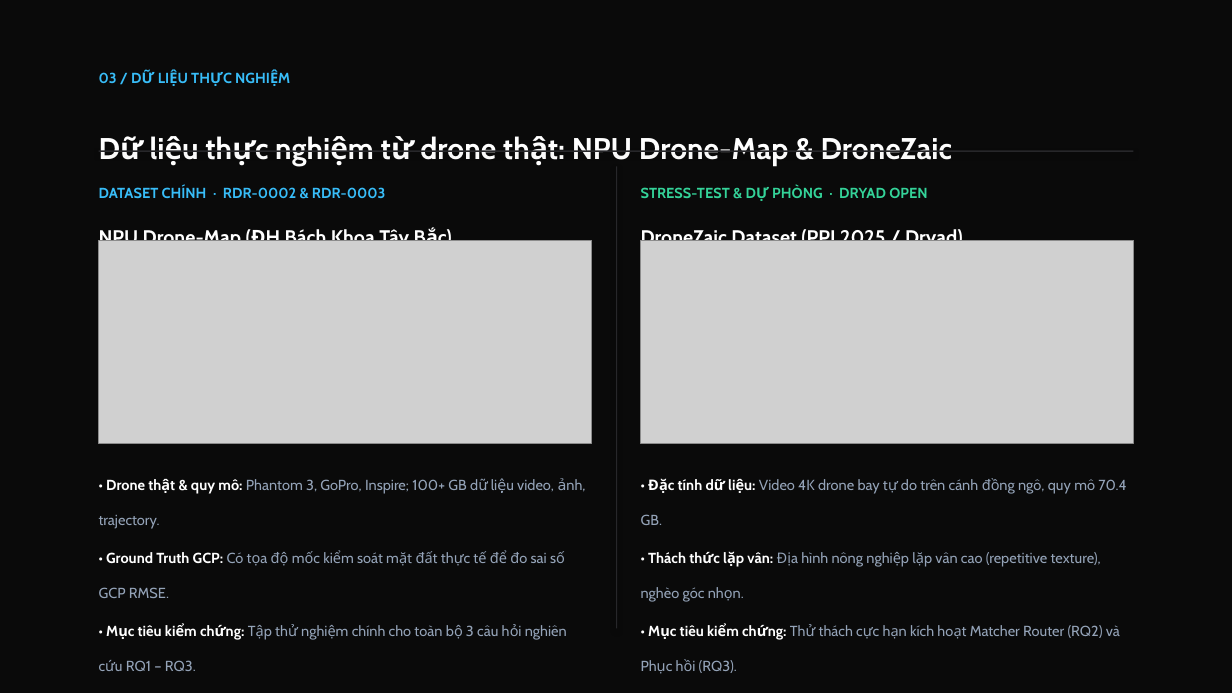
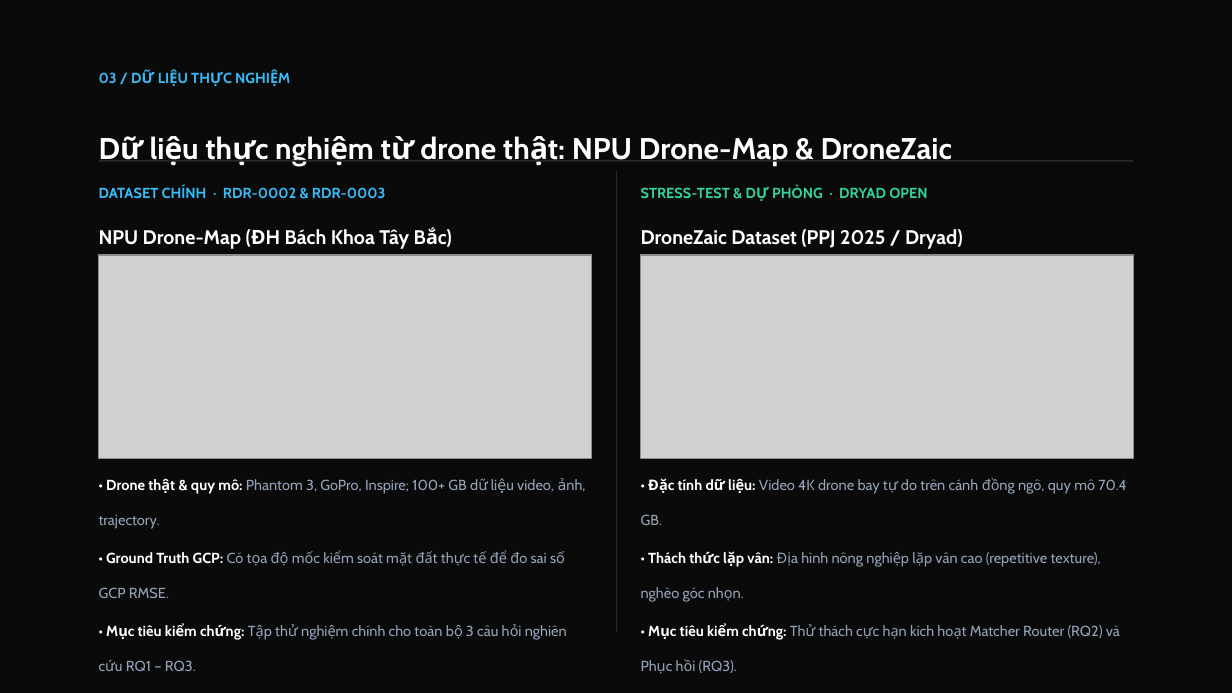
Before and after one commit to diepsang13z/cvprj, a slide deck: slide 4 of reports/proposal/AI2002_Group09_Research_Proposal_Presentation.pptx. Drawn at 1232x693 pixels with LibreOffice and Linux fonts; fonts in the diff are those of the drawing; grey boxes stand for pictures. Boxes give left, top, right and bottom in pixels: in the first picture for what was removed or moved away, otherwise in the second. Text is boxed around its words. In the diff, an @@ line names an element or a change of style, - is before the commit and + after.

```diff
--- a/reports/proposal/AI2002_Group09_Research_Proposal_Presentation.pptx
+++ b/reports/proposal/AI2002_Group09_Research_Proposal_Presentation.pptx
@@ rectangle: place and size @@
-rectangle at <box>99,150,1133,152</box>
+rectangle at <box>99,160,1133,161</box>
@@ rectangle: place and size @@
-rectangle at <box>616,166,617,628</box>
+rectangle at <box>616,170,617,632</box>
@@ picture: place and size @@
-picture at <box>99,240,591,444</box>
+picture at <box>99,255,591,458</box>
@@ picture: place and size @@
-picture at <box>641,240,1133,444</box>
+picture at <box>641,255,1133,458</box>
```
Also in this commit, not shown: 7 other slides changed, 1 other file.
